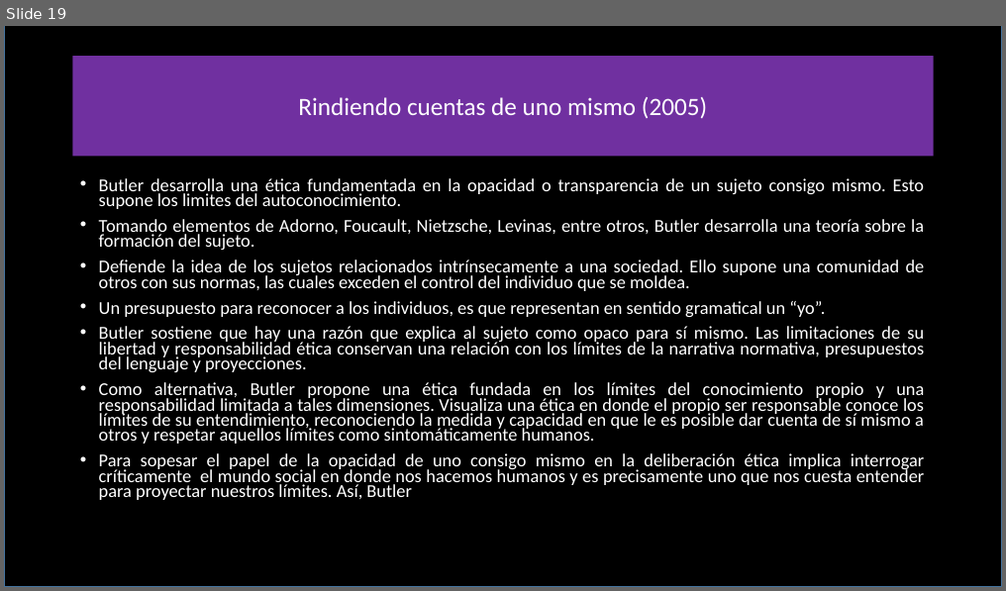
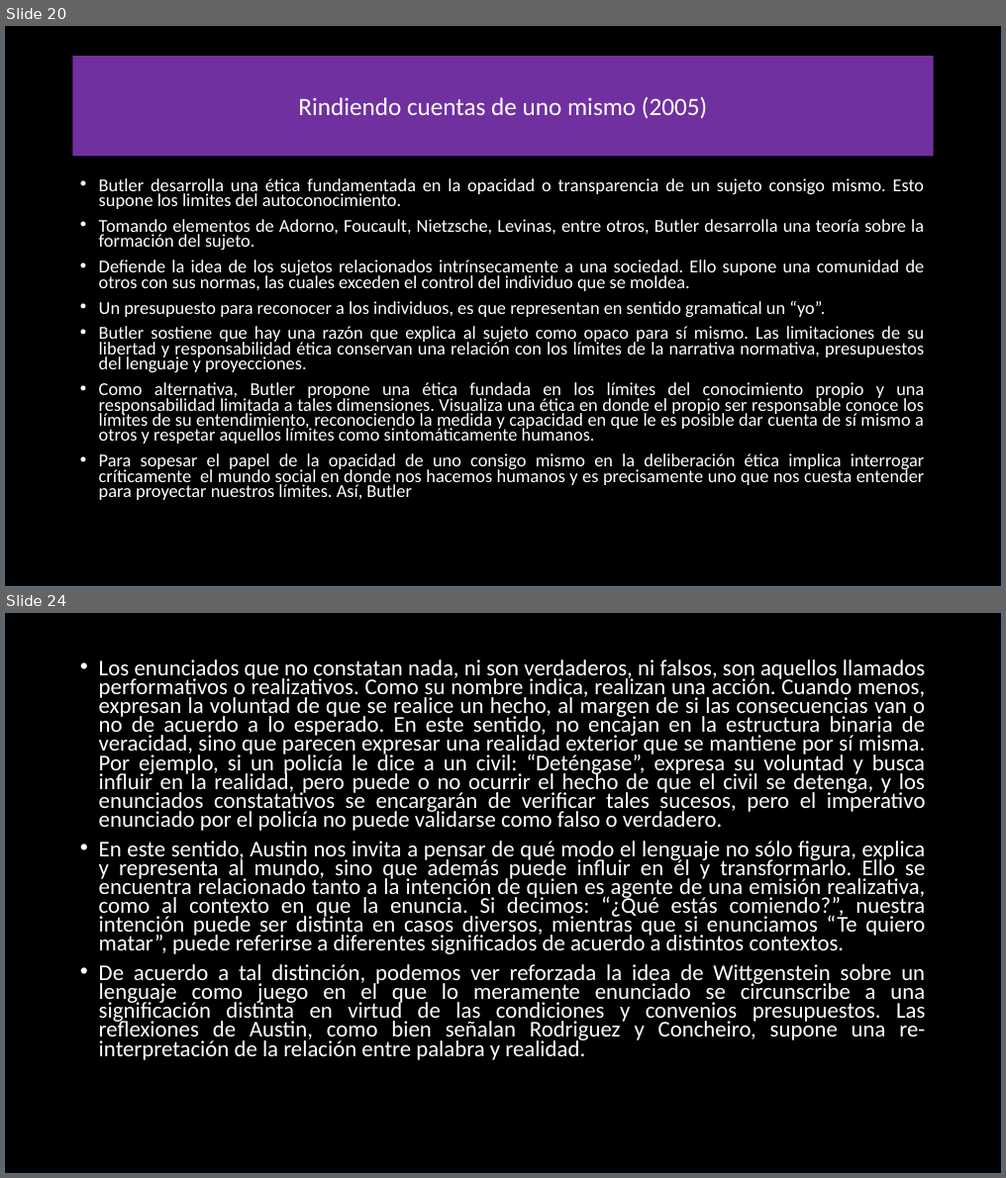
Before and after one commit to zaboltar/zaboltar.github.io, a slide deck: assets uarm/2019 sol-penscri-justfilpol/Judith Butler.pptx. Shown one above the other, each under a label of ours: slide 19 before the commit, slides 20 and 24 after it; the slides between them are not shown. The pictures are 1006x591 and 1006x1178 pixels, drawn with LibreOffice and Linux fonts; fonts in the diff are those of the drawing. Boxes give left, top, right and bottom in pixels: in the first picture for what was removed or moved away, otherwise in the second. Text is boxed around its words. In the diff, an @@ line names an element or a change of style, - is before the commit and + after.

```diff
--- a/assets uarm/2019 sol-penscri-justfilpol/Judith Butler.pptx
+++ b/assets uarm/2019 sol-penscri-justfilpol/Judith Butler.pptx
@@ slide 24 added at [4,613,1002,1174], background #FFFFFF @@
@@ rectangle added at [4,613,1002,1174], fill #000000, outline #43739E 1 pt @@
@@ text added at [99,660,926,1060], 21.7 pt, text #FFFFFF @@
+• Los enunciados que no constatan nada, ni son verdaderos, ni falsos, son aquellos llamados performativos o realizativos. Como su nombre indica, realizan una acción. Cuando menos, expresan la voluntad de que se realice un hecho, al margen de si las consecuencias van o no de acuerdo a lo esperado. En este sentido, no encajan en la estructura binaria de veracidad, sino que parecen expresar una realidad exterior que se mantiene por sí misma. Por ejemplo, si un policía le dice a un civil: “Deténgase”, expresa su voluntad y busca influir en la realidad, pero puede o no ocurrir el hecho de que el civil se detenga, y los enunciados constatativos se encargarán de verificar tales sucesos, pero el imperativo enunciado por el policía no puede validarse como falso o verdadero.
+• En este sentido, Austin nos invita a pensar de qué modo el lenguaje no sólo figura, explica y representa al mundo, sino que además puede influir en él y transformarlo. Ello se encuentra relacionado tanto a la intención de quien es agente de una emisión realizativa, como al contexto en que la enuncia. Si decimos: “¿Qué estás comiendo?”, nuestra intención puede ser distinta en casos diversos, mientras que si enunciamos “Te quiero matar”, puede referirse a diferentes significados de acuerdo a distintos contextos.
+• De acuerdo a tal distinción, podemos ver reforzada la idea de Wittgenstein sobre un lenguaje como juego en el que lo meramente enunciado se circunscribe a una significación distinta en virtud de las condiciones y convenios presupuestos. Las reflexiones de Austin, como bien señalan Rodriguez y Concheiro, supone una re-interpretación de la relación entre palabra y realidad.
@@ what was slide 19 is now slide 20 @@
```
Also in this commit, not shown: 11 slides changed, 16 other slides added, 3 other files.
